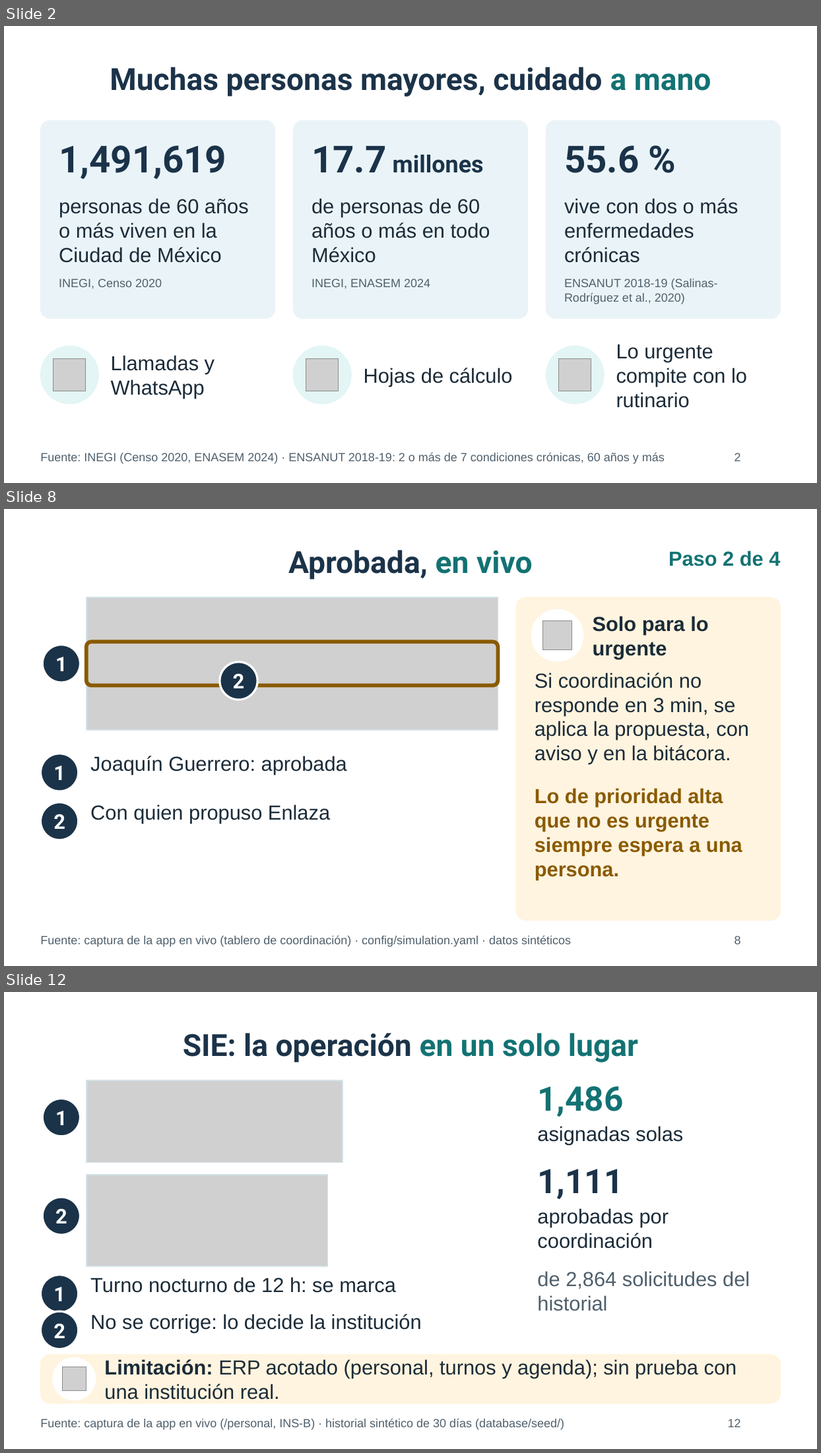
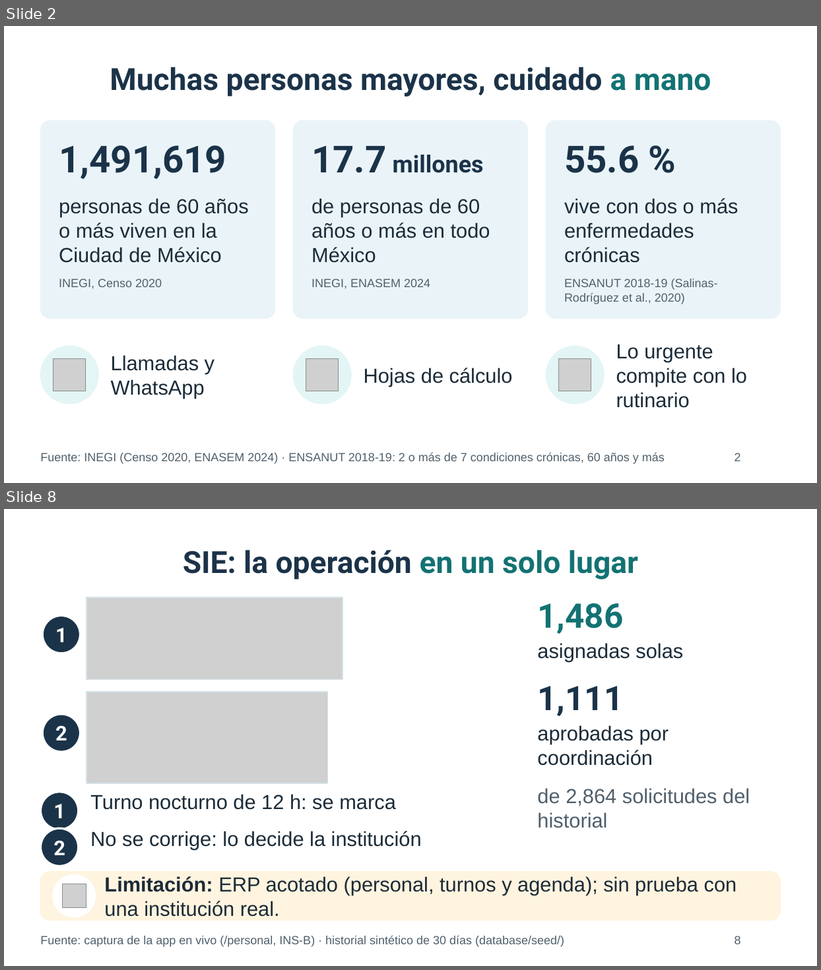
Before and after one commit to daviddzd/vela, a slide deck: docs/presentacion/enlaza_coloquio_capturas.pptx. Shown one above the other, each under a label of ours: slides 2, 8 and 12 before the commit, slides 2 and 8 after it; the slides between them are not shown. The pictures are 821x1453 and 821x970 pixels, drawn with LibreOffice and Linux fonts; fonts in the diff are those of the drawing; grey boxes stand for pictures; background and template pictures are left out. Boxes give left, top, right and bottom in pixels: in the first picture for what was removed or moved away, otherwise in the second. Text is boxed around its words. In the diff, an @@ line names an element or a change of style, - is before the commit and + after.

```diff
--- a/docs/presentacion/enlaza_coloquio_capturas.pptx
+++ b/docs/presentacion/enlaza_coloquio_capturas.pptx
@@ slide 8 removed at [4, 509, 817, 966], background #FFFFFF @@
@@ title removed at [288, 550, 533, 580] @@
-Aprobada, en vivo
@@ text removed at [669, 551, 780, 566] @@
-Paso 2 de 4
@@ picture removed at [86, 597, 498, 730] @@
@@ rectangle removed at [86, 597, 498, 730] @@
@@ rounded rectangle removed at [516, 597, 781, 921] @@
@@ ellipse removed at [531, 609, 583, 661] @@
@@ picture removed at [543, 621, 572, 650] @@
@@ text removed at [593, 616, 708, 659] @@
-Solo para lo urgente
@@ ellipse removed at [42, 645, 81, 683] @@
@@ rounded rectangle removed at [86, 642, 498, 686] @@
@@ text removed at [55, 657, 67, 671] @@
-1
@@ ellipse removed at [220, 662, 257, 700] @@
@@ text removed at [233, 673, 245, 689] @@
-2
@@ text removed at [535, 673, 749, 764] @@
-Si coordinación no responde en 3 min, se aplica la propuesta, con aviso y en la bitácora.
@@ ellipse removed at [40, 754, 79, 791] @@
@@ text removed at [54, 766, 65, 780] @@
-1
@@ text removed at [90, 756, 347, 775] @@
-Joaquín Guerrero: aprobada
@@ ellipse removed at [40, 803, 79, 840] @@
@@ text removed at [90, 805, 330, 824] @@
-Con quien propuso Enlaza
@@ text removed at [535, 788, 743, 881] @@
-Lo de prioridad alta que no es urgente siempre espera a una persona.
@@ text removed at [54, 814, 65, 829] @@
-2
@@ text removed at [40, 935, 571, 947] @@
-Fuente: captura de la app en vivo (tablero de coordinación) · config/simulation.yaml · datos sintéticos
@@ page number removed at [735, 936, 741, 945] @@
-8
@@ what was slide 12 is now slide 8 @@
@@ page number at [735, 936, 741, 945]: text changed @@
-12
+8
```
Also in this commit, not shown: 9 slides changed, 4 other slides removed, 8 other files.
